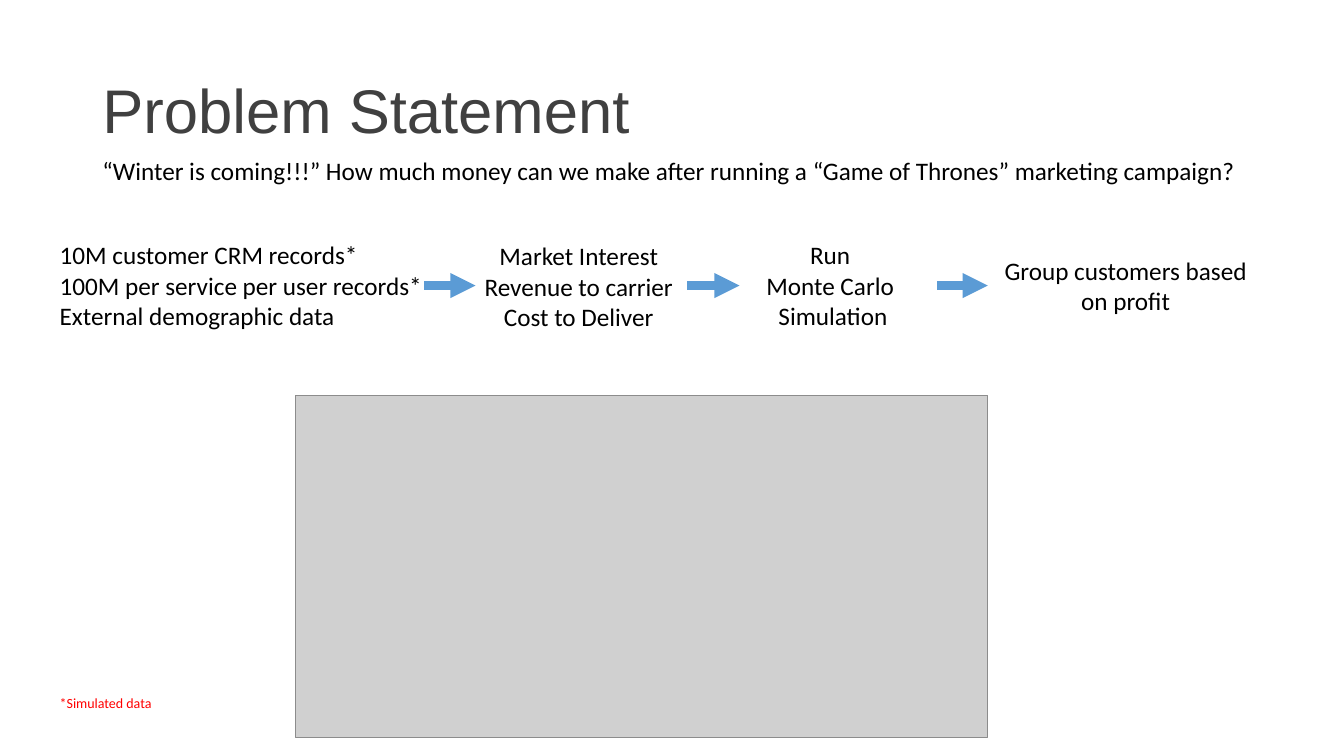
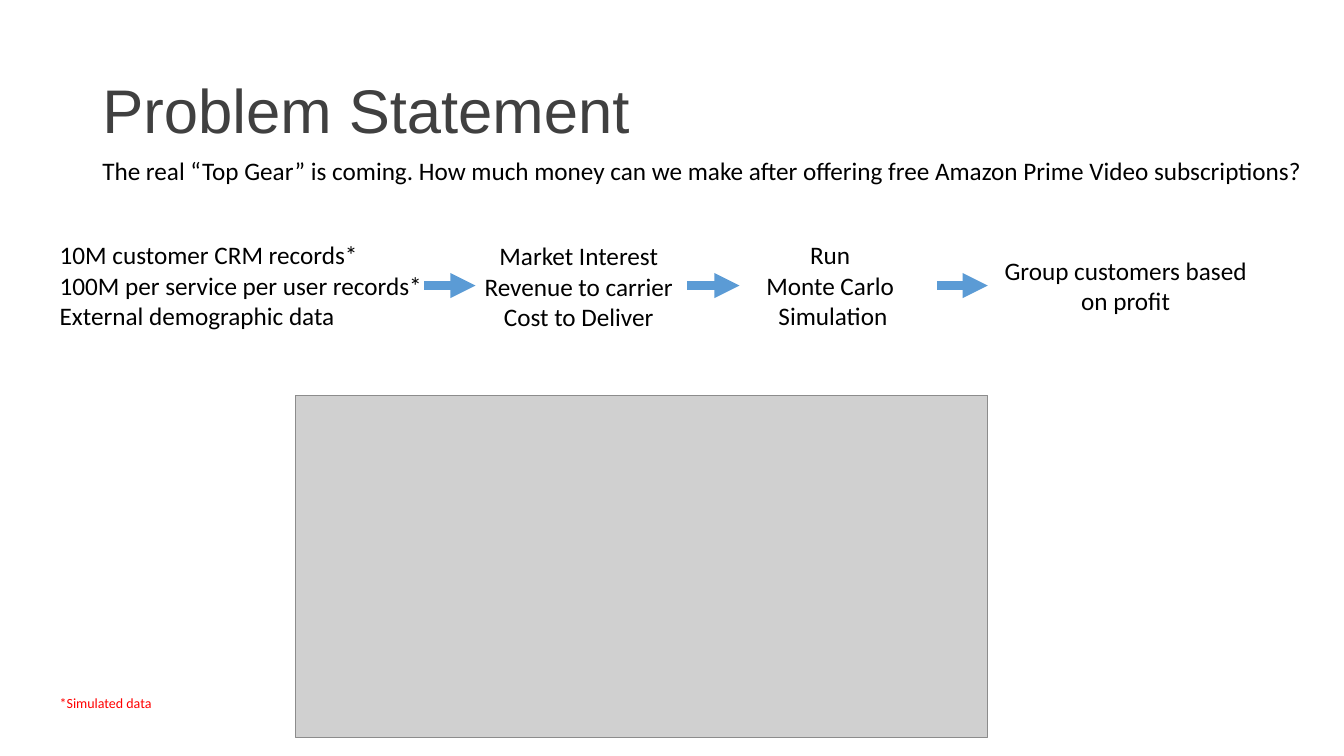
Before and after one commit to cdemircioglu/ORTest, a slide deck: slide 2 of OPRC London UCV Demo.pptx. Drawn at 1344x756 pixels with LibreOffice and Linux fonts; fonts in the diff are those of the drawing; grey boxes stand for pictures; background and template pictures are left out. Boxes give left, top, right and bottom in pixels: in the first picture for what was removed or moved away, otherwise in the second. Text is boxed around its words. In the diff, an @@ line names an element or a change of style, - is before the commit and + after.

```diff
--- a/OPRC London UCV Demo.pptx
+++ b/OPRC London UCV Demo.pptx
@@ text at (102, 162, 1300, 185): text changed @@
-“Winter is coming!!!” How much money can we make after running a “Game of Thrones” marketing campaign?
+The real “Top Gear” is coming. How much money can we make after offering free Amazon Prime Video subscriptions?
```
Also in this commit, not shown: 2 other files.
